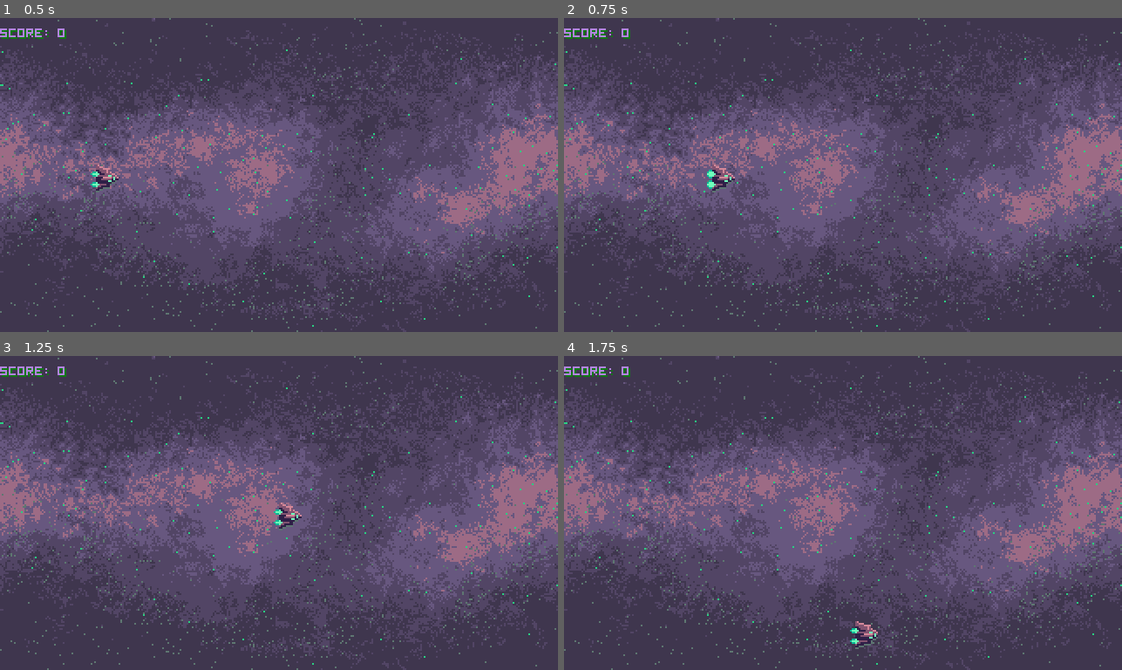
Above: before the commit, frames 1-4 (two rows, left to right).
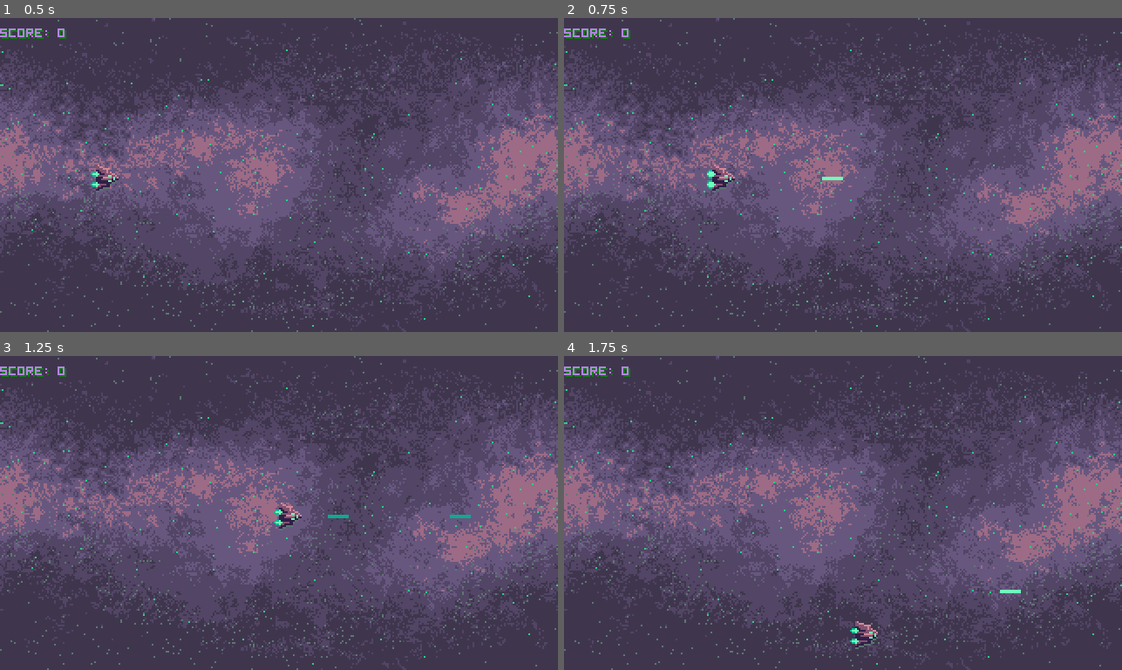
Above: after the commit, the same moments.

Repository: IamMuuo/asteroids
Game: Godot game, scene res://Scenes/stage.tscn
Two runs of this game, one before a commit and one after it. Both use one fixed random seed, a clock stepped at 60 frames per second and the inputs below.
Inputs:
- Up to frame 1 (0.5 s): no input
- Up to frame 2 (0.75 s): tap Enter at 0.5 s; hold Right from 0.53 s (still down); hold Space from 0.53 s (still down)
- Up to frame 3 (1.25 s): keep holding Right; keep holding Space
- Up to frame 4 (1.75 s): release Right at 1.28 s; release Space at 1.28 s; hold Down from 1.28 s (still down); tap Space at 1.35, 1.52 s

Frame 1 is identical in both runs. In frame 2, less than 0.1% of the frame differs, in the area x 46-50%, y 50-52%; in frame 3, less than 0.1%, in the area x 58-85%, y 50-52%; in frame 4, less than 0.1%.

Commit message:
Got the ship to fire

Diff:
--- a/Scenes/player.tscn
+++ b/Scenes/player.tscn
@@ -28,3 +28,5 @@
 [node name="reload_timer" type="Timer" parent="."]
 wait_time = 0.2
 one_shot = true
+
+[connection signal="timeout" from="reload_timer" to="." method="_on_reload_timer_timeout"]
--- a/scripts/Shot.gd
+++ b/scripts/Shot.gd
@@ -2,3 +2,10 @@
 
 const MOVE_SPEED = 500
 const SCREEN_WIDTH = 320
+
+# moove the bullet
+func _process(delta):
+	position+= Vector2(MOVE_SPEED * delta, 0.0) # move along the width
+
+	if position.x > SCREEN_WIDTH:
+		queue_free()
--- a/scripts/player.gd
+++ b/scripts/player.gd
@@ -3,6 +3,9 @@
 const MOVE_SPEED = 150
 const SCREEN_WIDTH = 320
 const SCREEN_HEIGHT = 180
+var shot_scene = preload("res://Scenes/Shot.tscn")
+var canshoot = true
+
 
 func _process(delta):
 	# check for screen bounds
@@ -29,3 +32,17 @@
 		input_dir.x += 1.0
 
 	position += (delta * MOVE_SPEED) * input_dir
+
+	# FIRE!
+	if Input.is_key_pressed(KEY_SPACE) and canshoot:
+		canshoot = false
+		get_node("reload_timer").start()
+		var stage_node = get_parent()
+
+		var shot_instance = shot_scene.instance()
+		shot_instance.position = position
+		stage_node.add_child(shot_instance)
+
+
+func _on_reload_timer_timeout():
+	canshoot = true
